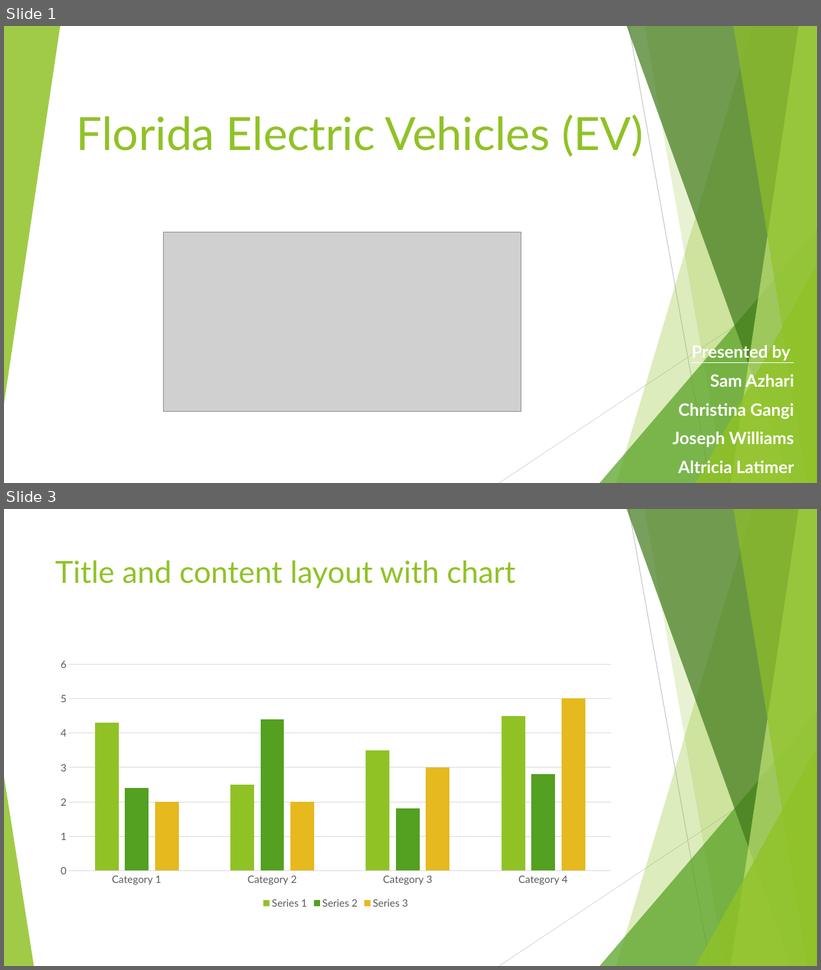
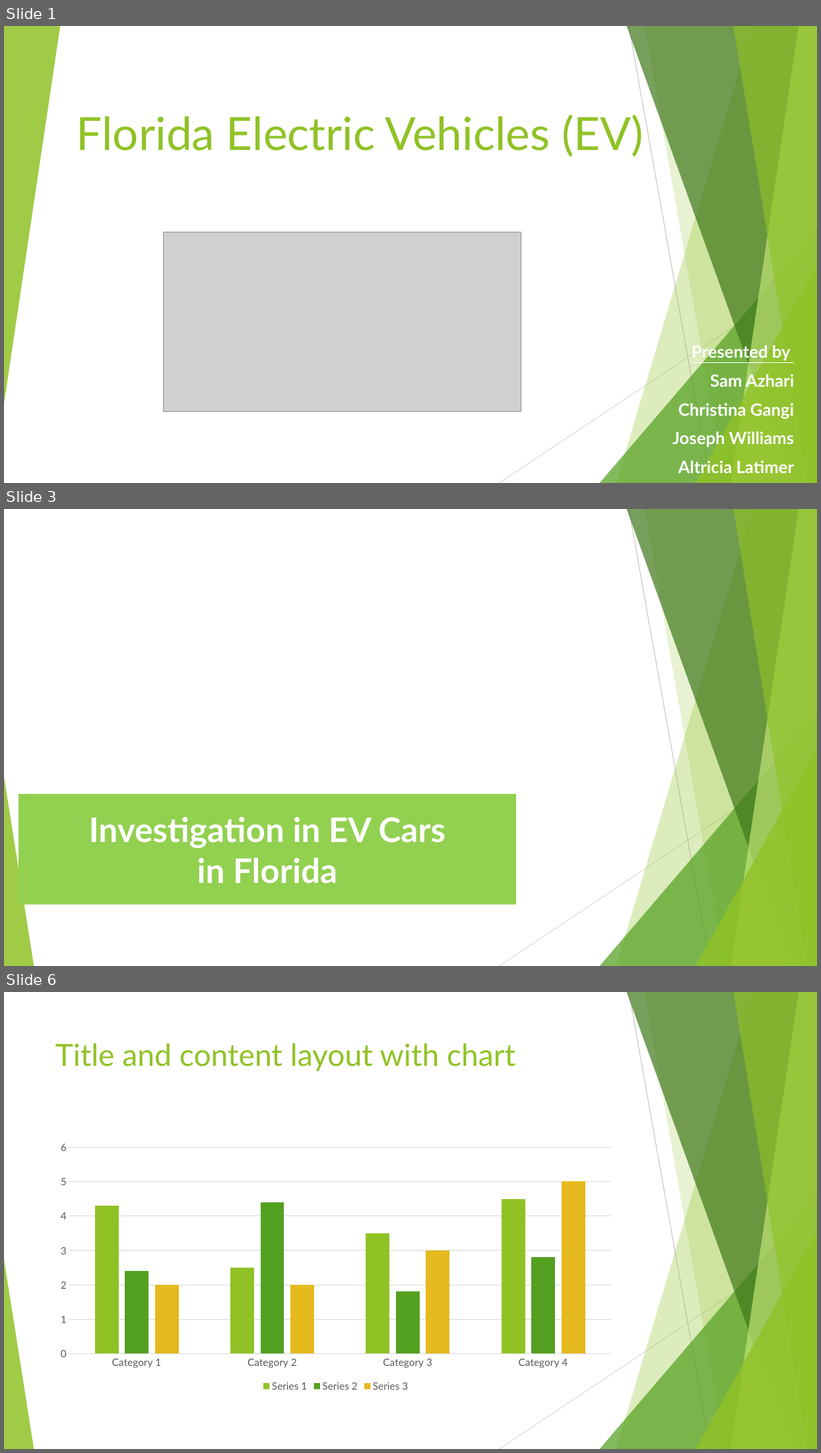
Before and after one commit to Project-JCSA/FL_Electric_Vehicles, a slide deck: Florida_Electric_Vehicles.pptx. Shown one above the other, each under a label of ours: slides 1 and 3 before the commit, slides 1, 3 and 6 after it; the slides between them are not shown. The pictures are 821x970 and 821x1453 pixels, drawn with LibreOffice and Linux fonts; fonts in the diff are those of the drawing; grey boxes stand for pictures; background and template pictures are left out. Boxes give left, top, right and bottom in pixels: in the first picture for what was removed or moved away, otherwise in the second. Text is boxed around its words. In the diff, an @@ line names an element or a change of style, - is before the commit and + after.

```diff
--- a/Florida_Electric_Vehicles.pptx
+++ b/Florida_Electric_Vehicles.pptx
@@ slide 3 added at box(4, 509, 817, 966), background picture (left out); not listed: 10 template elements that a slide beside it also shows @@
@@ title added at box(19, 795, 516, 905), fill #92D050, 40 pt, text #FFFFFF, bold @@
+Investigation in EV Cars
+in Florida
@@ what was slide 3 is now slide 6 @@
```
Also in this commit, not shown: 3 slides changed, 7 other slides added.
